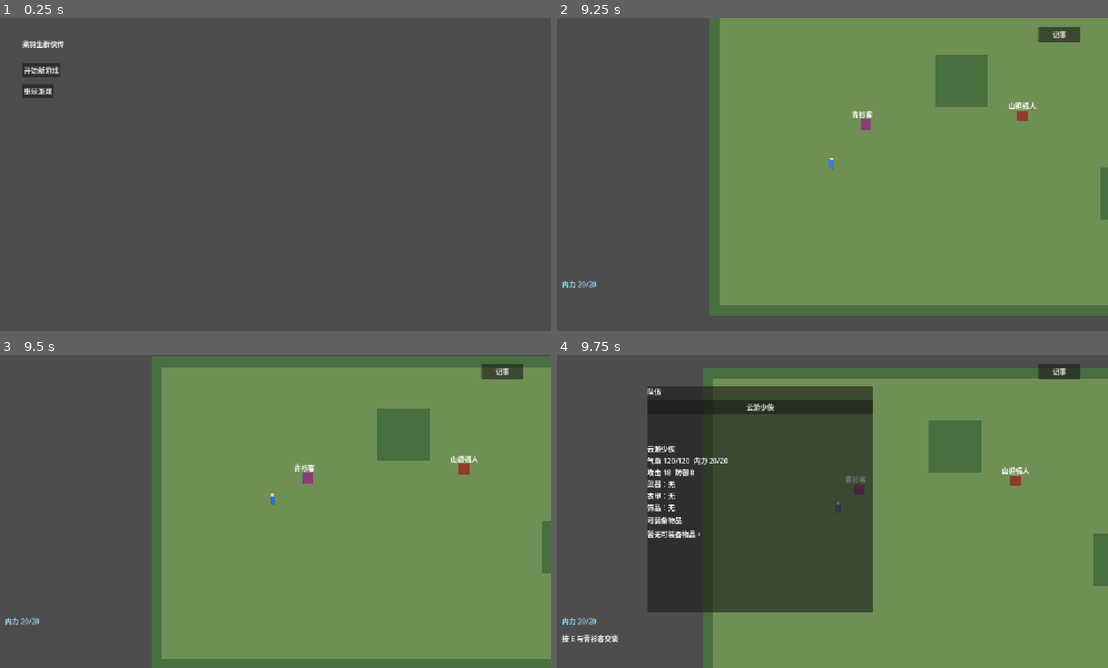
Above: before the commit, frames 1-4 (two rows, left to right).
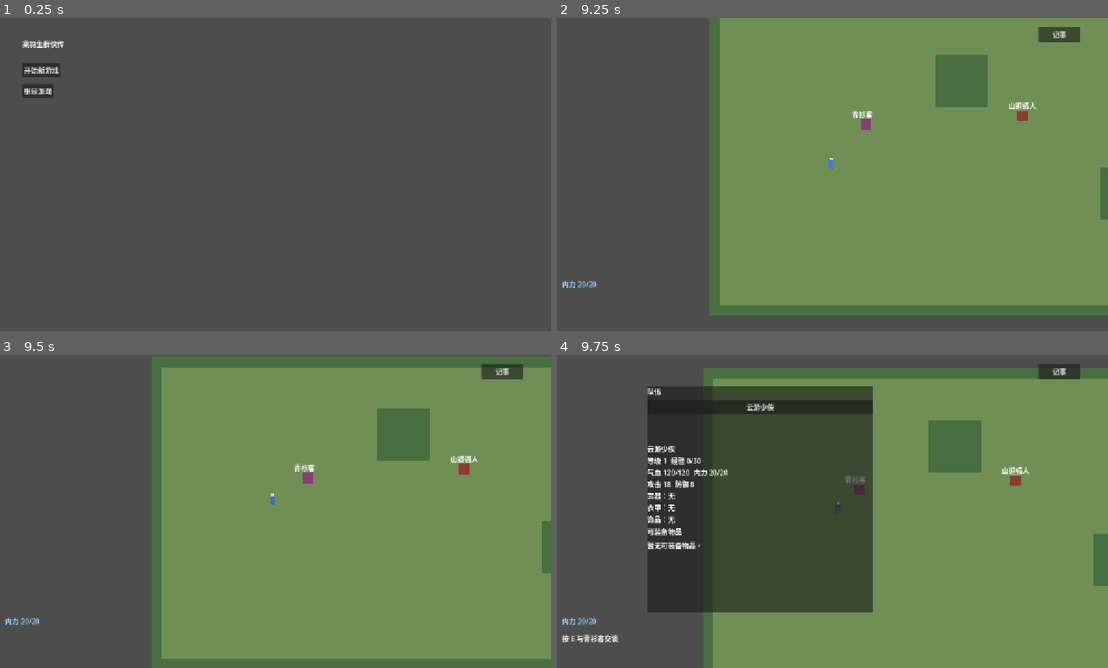
Above: after the commit, the same moments.

Repository: zhangyebo1991/liangyusheng-qunxiazhuan
Game: Godot game, scene res://scenes/boot.tscn
The game is run twice, just before and just after one commit, with the same random seed, the same clock (stepped at 60 frames per second) and the same inputs.
Inputs (mouse positions are in pixels of both pictures, inside the frame that each line leads up to):
- Up to frame 1 (0.25 s): no input
- Up to frame 2 (9.25 s): click "开始新游戏" at 0.5 s; click "记事" at 1.25 s; click "关闭" at 2 s; tap Enter (confirm) at 2.75, 6.6 s; move the mouse to (915, 155) at 2.77 s; hold D (move_right) 2.78-3.53 s; hold Enter (confirm) 2.78-3.53 s; click (915, 155) at 2.92 s; move the mouse to (1036, 149) at 3.52 s; hold S (move_down) 3.53-4.28 s; tap E (interact) at 3.6 s; click (1036, 149) at 3.67 s; move the mouse to (887, 105) at 4.27 s; hold D (move_right) 4.28-5.03 s; hold J (journal) 4.28-5.03 s; move the mouse to (799, 237) at 5.02 s; hold W (move_up) 5.03-5.78 s; tap Tab at 5.1, 8.85 s; click (799, 237) at 5.17 s; move the mouse to (997, 221) at 5.77 s; hold A (move_left) 5.78-7.28 s; tap P at 5.85 s; move the mouse to (661, 127) at 6.52 s; move the mouse to (860, 174) at 7.27 s; hold S (move_down) 7.28-8.03 s; hold E (interact) 7.28-8.03 s; click (860, 174) at 7.42 s; move the mouse to (744, 96) at 8.02 s; hold D (move_right) 8.03-8.78 s; tap J (journal) at 8.1 s; move the mouse to (953, 158) at 8.77 s; hold W (move_up) from 8.78 s (still down)
- Up to frame 3 (9.5 s): keep holding W (move_up)
- Up to frame 4 (9.75 s): move the mouse to (716, 527) at 9.52 s; release W (move_up) at 9.53 s; hold D (move_right) from 9.53 s (still down); tap P at 9.6 s; click (716, 527) at 9.67 s

Frames 1-3 are identical in both runs. In frame 4, 1.1% of the frame differs, in the area x 16-32%, y 32-62%.

Commit message:
feat: 队伍面板显示成长进度

Diff:
--- a/scripts/scenes/party_panel.gd
+++ b/scripts/scenes/party_panel.gd
@@ -114,8 +114,12 @@
 		_detail_label.text = "未选择队友。"
 		return
 	var stats = _stats_system.build_stats(party, selected_actor_id, repository)
-	_detail_label.text = "%s\n气血 %d/%d  内力 %d/%d\n攻击 %d  防御 %d\n武器：%s\n衣甲：%s\n饰品：%s" % [
+	var level = int(stats.get("level", 1))
+	var exp_line = _exp_progress_line(stats)
+	_detail_label.text = "%s\n等级 %d  %s\n气血 %d/%d  内力 %d/%d\n攻击 %d  防御 %d\n武器：%s\n衣甲：%s\n饰品：%s" % [
 		str(stats.get("display_name", selected_actor_id)),
+		level,
+		exp_line,
 		int(stats.get("hp", 0)),
 		int(stats.get("max_hp", 0)),
 		int(stats.get("mp", 0)),
@@ -126,6 +130,16 @@
 		_equipped_name("armor"),
 		_equipped_name("accessory"),
 	]
+
+func _exp_progress_line(stats: Dictionary) -> String:
+	var next_level_total = int(stats.get("next_level_exp", -1))
+	if next_level_total < 0:
+		return "经验 已满"
+	var exp = max(0, int(stats.get("exp", 0)))
+	var total_exp = max(0, int(stats.get("total_exp", 0)))
+	var level_start = max(0, total_exp - exp)
+	var required = max(0, next_level_total - level_start)
+	return "经验 %d/%d" % [exp, required]
 
 func _refresh_equipment_rows() -> void:
 	_clear_equipment_rows()
--- a/tests/test_party_panel.gd
+++ b/tests/test_party_panel.gd
@@ -8,7 +8,7 @@
 
 	func get_actor(actor_id: String) -> Dictionary:
 		if actor_id == "hero_yun":
-			return {"id": "hero_yun", "name": "云游少侠", "hp": 120, "max_hp": 120, "max_mp": 20, "attack": 18, "defense": 8, "martial_arts": ["basic_sword"]}
+			return {"id": "hero_yun", "name": "云游少侠", "hp": 120, "max_hp": 120, "max_mp": 20, "attack": 18, "defense": 8, "martial_arts": ["basic_sword"], "growth": {"exp_curve": [0, 30, 80], "per_level": {"max_hp": 8, "max_mp": 2, "attack": 1, "defense": 1}}}
 		return {}
 
 	func get_item(item_id: String) -> Dictionary:
@@ -20,7 +20,7 @@
 	var party = PartyStateScript.new()
 	party.add_member("hero_yun")
 	party.add_item("iron_sword", 1)
-	party.set_member_status("hero_yun", {"hp": 100, "mp": 12})
+	party.set_member_status("hero_yun", {"hp": 100, "mp": 12, "level": 2, "exp": 5, "total_exp": 35})
 
 	var panel = PartyPanelScript.new()
 	panel.set_party_context(party, RepositoryStub.new())
@@ -29,6 +29,8 @@
 	assertions.assert_eq(panel.selected_actor_id, "hero_yun", "刷新后应默认选中第一个队友")
 	assertions.assert_true(panel.member_buttons.size() >= 1, "应生成队友按钮")
 	assertions.assert_true(panel._equipment_list.get_child_count() >= 1, "应生成可装备物品行")
+	assertions.assert_true(panel._detail_label.text.find("等级 2") >= 0, "队伍面板应显示等级")
+	assertions.assert_true(panel._detail_label.text.find("经验 5/50") >= 0, "队伍面板应显示到下一级经验进度")
 
 	var equipment_row = panel._equipment_list.get_child(0)
 	var equip_button = equipment_row.get_child(1)
@@ -39,4 +41,5 @@
 	var result = panel.equip_selected("iron_sword")
 	assertions.assert_true(bool(result.get("success", false)), "面板应能给选中角色装备铁剑")
 	assertions.assert_eq(party.get_equipped_item("hero_yun", "weapon"), "iron_sword", "装备结果应写入 PartyState")
+	assertions.assert_true(panel._detail_label.text.find("等级 2") >= 0, "装备刷新后仍应显示等级")
 	panel.free()
